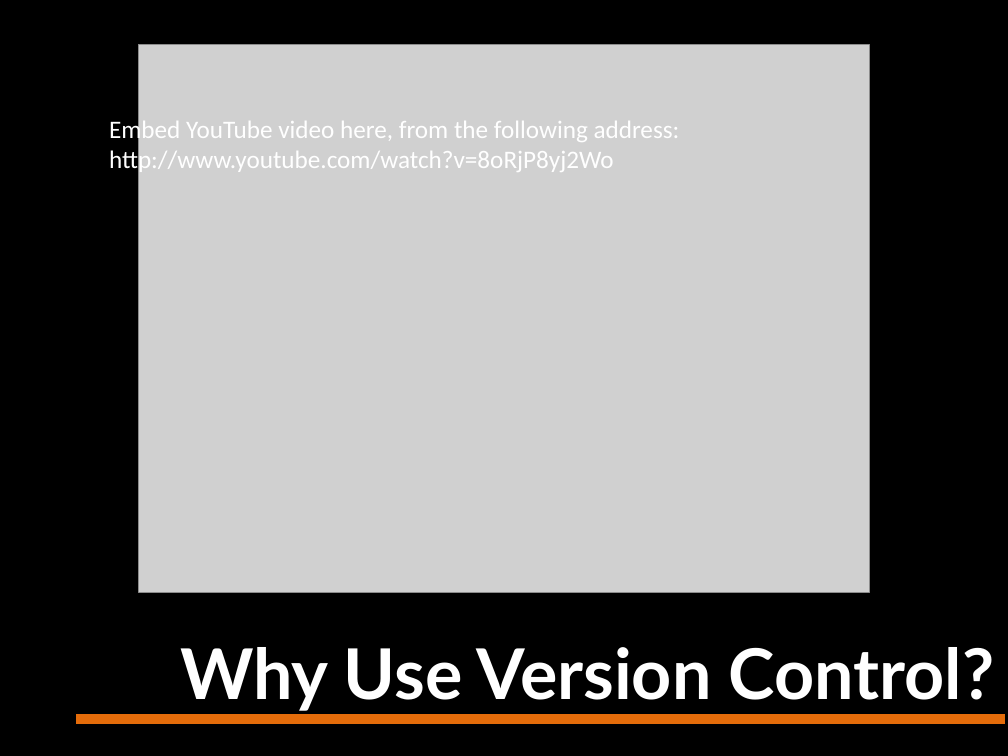
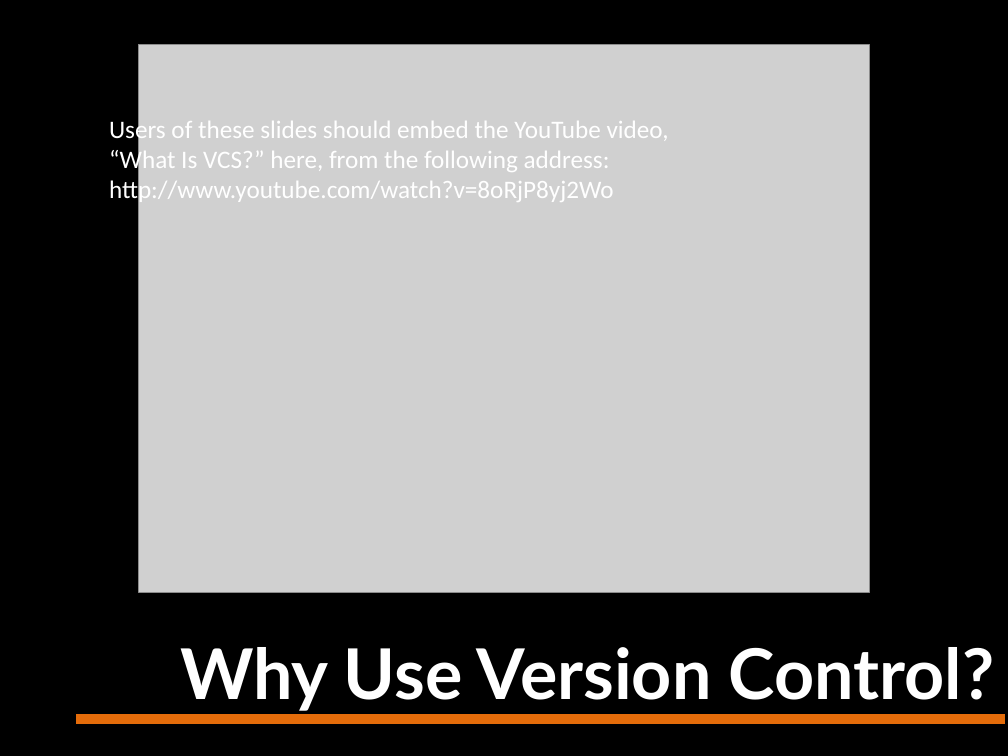
Before and after one commit to StilettoFiend/OpenScienceTraining, a slide deck: slide 4 of Supplementaries/Supp1-VersionControl.odp. Drawn at 1008x756 pixels with LibreOffice and Linux fonts; fonts in the diff are those of the drawing; grey boxes stand for pictures. Boxes give left, top, right and bottom in pixels: in the first picture for what was removed or moved away, otherwise in the second. Text is boxed around its words. In the diff, an @@ line names an element or a change of style, - is before the commit and + after.

```diff
--- a/Supplementaries/Supp1-VersionControl.odp
+++ b/Supplementaries/Supp1-VersionControl.odp
@@ free "Users of these slides should ...": place and size @@
-free "Users of these slides should ..." at (99, 108, 750, 178)
+free "Users of these slides should ..." at (99, 108, 750, 209)
@@ text in free at (109, 117, 669, 175): text changed @@
-Embed YouTube video here, from the following address:
+Users of these slides should embed the YouTube video, “What Is VCS?” here, from the following address:
```
Also in this commit, not shown: 2 other slides changed, 3 other files.
